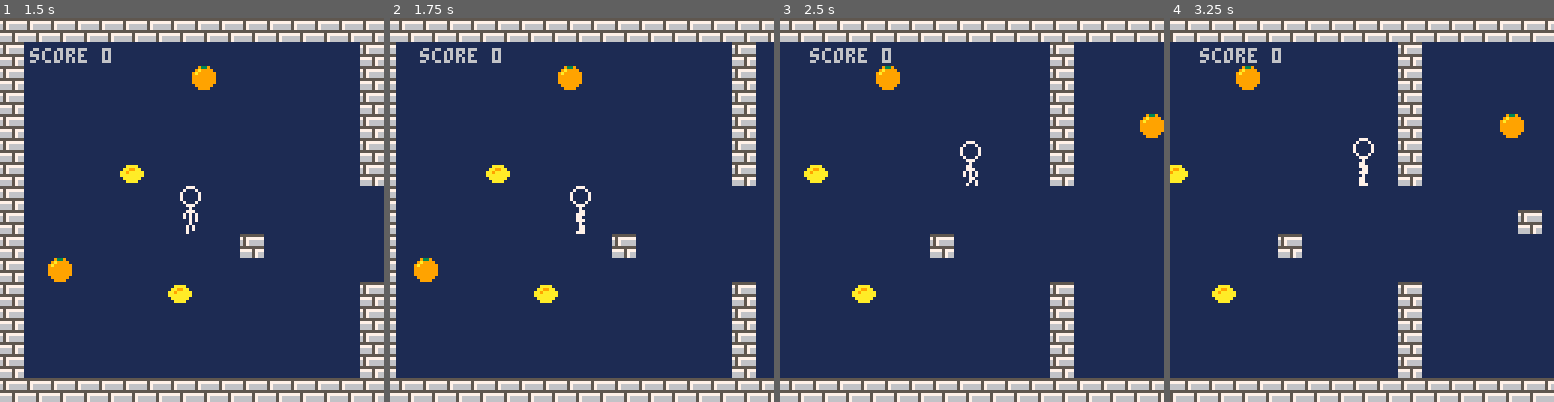
Above: before the commit, frames 1-4 (left to right).
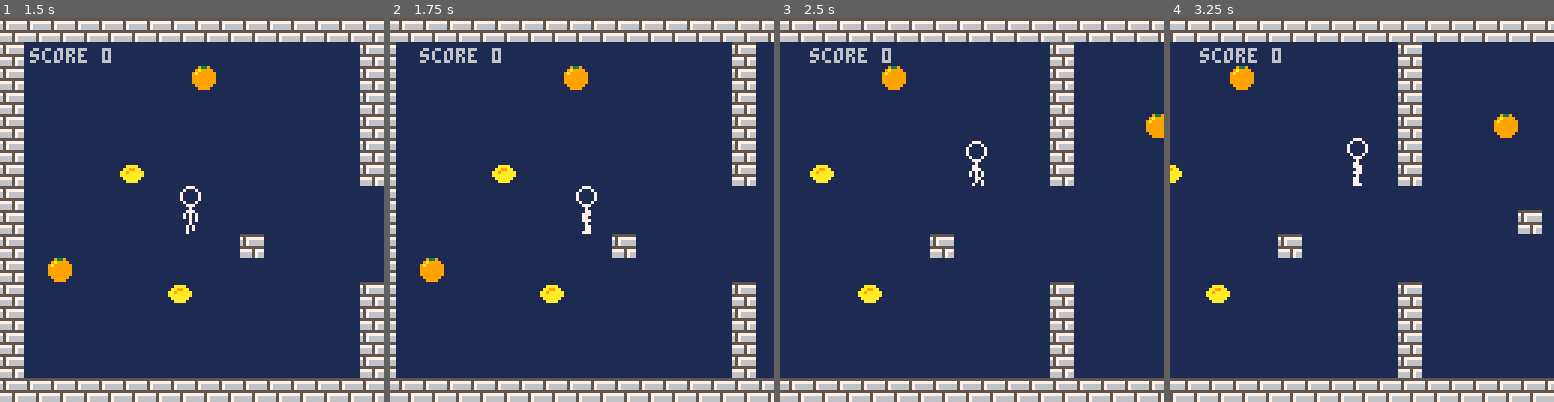
Above: after the commit, the same moments.

Repository: boblbobl/hellopico8
Game: PICO-8 cartridge hello.p8
The game is run twice, just before and just after one commit, with the same random seed, the same clock (stepped at 60 frames per second) and the same inputs.
Inputs:
- Up to frame 1 (1.5 s): tap O (Z key) at 0.7 s
- Up to frame 2 (1.75 s): hold Right from 1.6 s (still down); tap O (Z key) at 1.7 s
- Up to frame 3 (2.5 s): release Right at 2.1 s; tap O (Z key) at 2.1 s; hold Up 2.15-2.42 s; hold Right from 2.47 s (still down)
- Up to frame 4 (3.25 s): tap O (Z key) at 2.5, 2.9 s; release Right at 3.03 s; hold Left from 3.08 s (still down)

Frame 1 is identical in both runs. In frame 2, 1.2% of the frame differs, in the area x 6-54%, y 12-75%; in frame 3, 1.1%; in frame 4, 1.1%.

Commit message:
Fix sprite pos with camera again

Diff:
--- a/game.lua
+++ b/game.lua
@@ -110,11 +110,11 @@
 function draw_game()
   cls(1)
   map(0, 0, 0, 0, map_w, map_h)
-  camera(cx, cy)
   spr(hero.sprite,hero.x,hero.y,1,2,hero.flipped)
   for p in all(pickups) do
     spr(p.s, p.x, p.y)
   end
 
+  camera(cx, cy)
   print("score " .. hero_score, 10+cx, 10+cy)
 end
